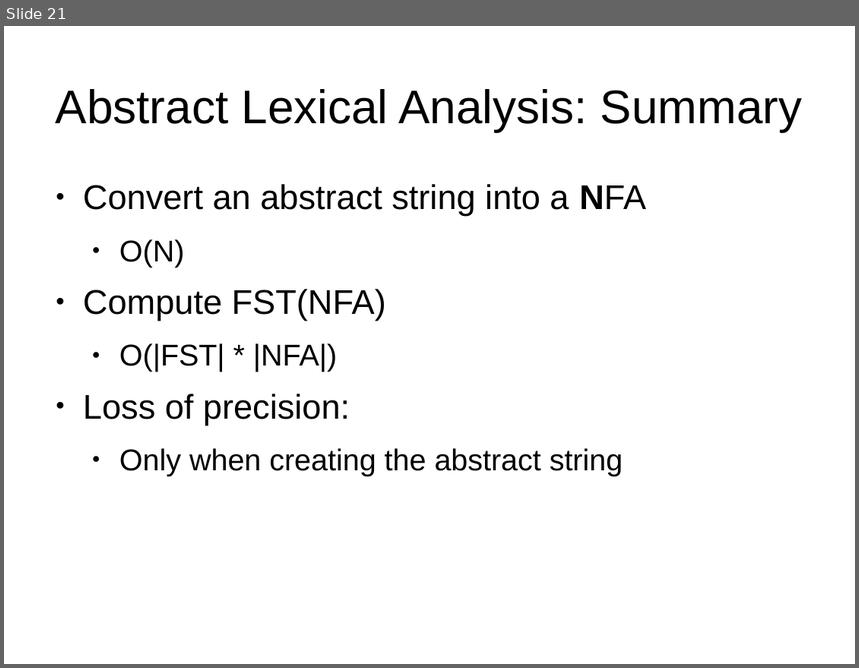
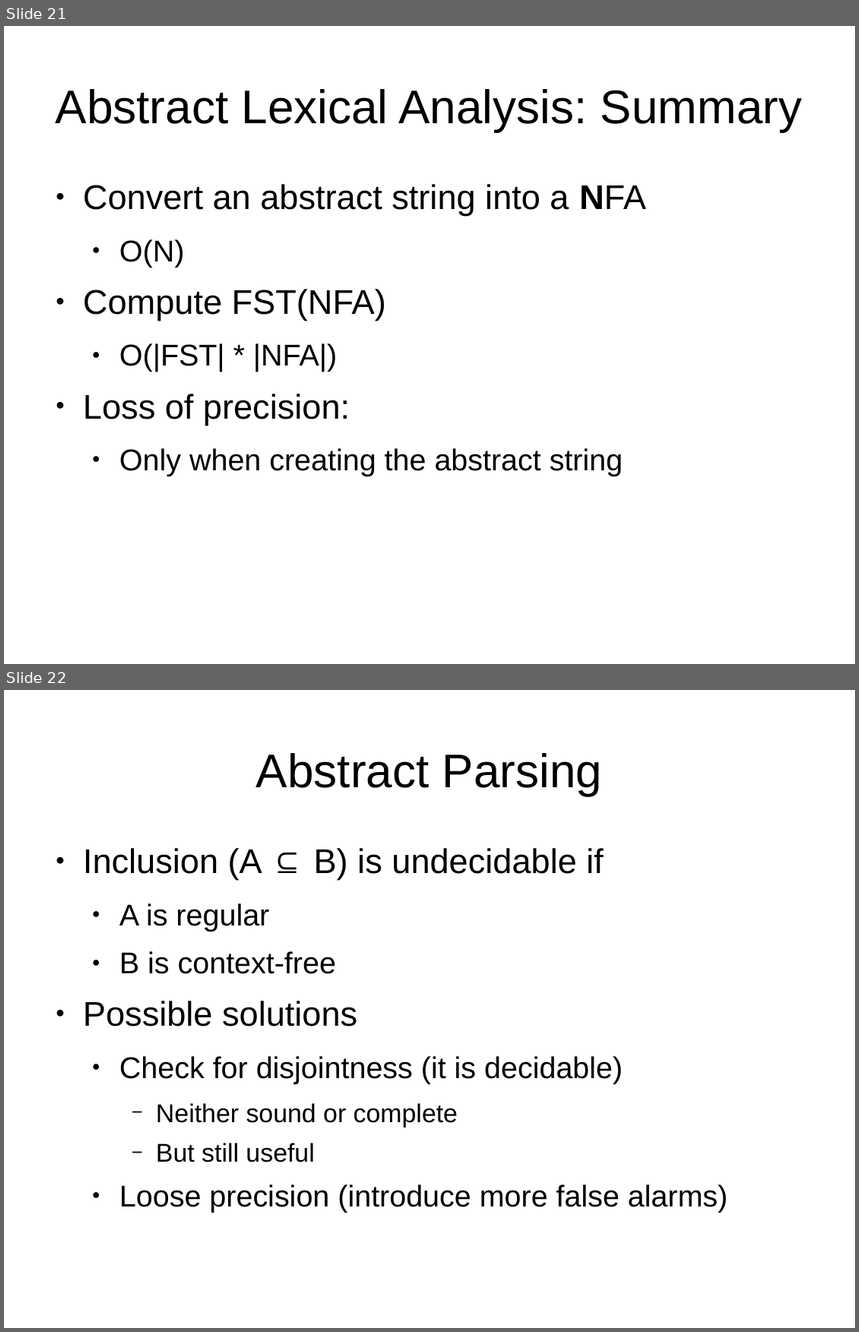
Before and after one commit to abreslav-from-google-code/abreslav, a slide deck: work/PL_Seminar/breslav_abstract_parsing.odp. Shown one above the other, each under a label of ours: slide 21 before the commit, slides 21 and 22 after it. The pictures are 859x668 and 859x1332 pixels, drawn with LibreOffice and Linux fonts; fonts in the diff are those of the drawing. Boxes give left, top, right and bottom in pixels: in the first picture for what was removed or moved away, otherwise in the second. Text is boxed around its words. In the diff, an @@ line names an element or a change of style, - is before the commit and + after.

Commit message:
parsing started

```diff
--- a/work/PL_Seminar/breslav_abstract_parsing.odp
+++ b/work/PL_Seminar/breslav_abstract_parsing.odp
@@ slide 22 added at box(4, 690, 855, 1328), background #FFFFFF @@
@@ title added at box(256, 753, 602, 796), 44 pt, text #000000 @@
+Abstract Parsing
@@ text added at box(83, 848, 728, 1212), 28 pt, text #000000 @@
+● Inclusion (A ⊆ B) is undecidable if
+  ● A is regular
+  ● B is context-free
+● Possible solutions
+  ● Check for disjointness (it is decidable)
+    − Neither sound or complete
+    − But still useful
+  ● Loose precision (introduce more false alarms)
```
Also in this commit, not shown: 2 slides changed, 1 other slide added, 1 slide removed.
